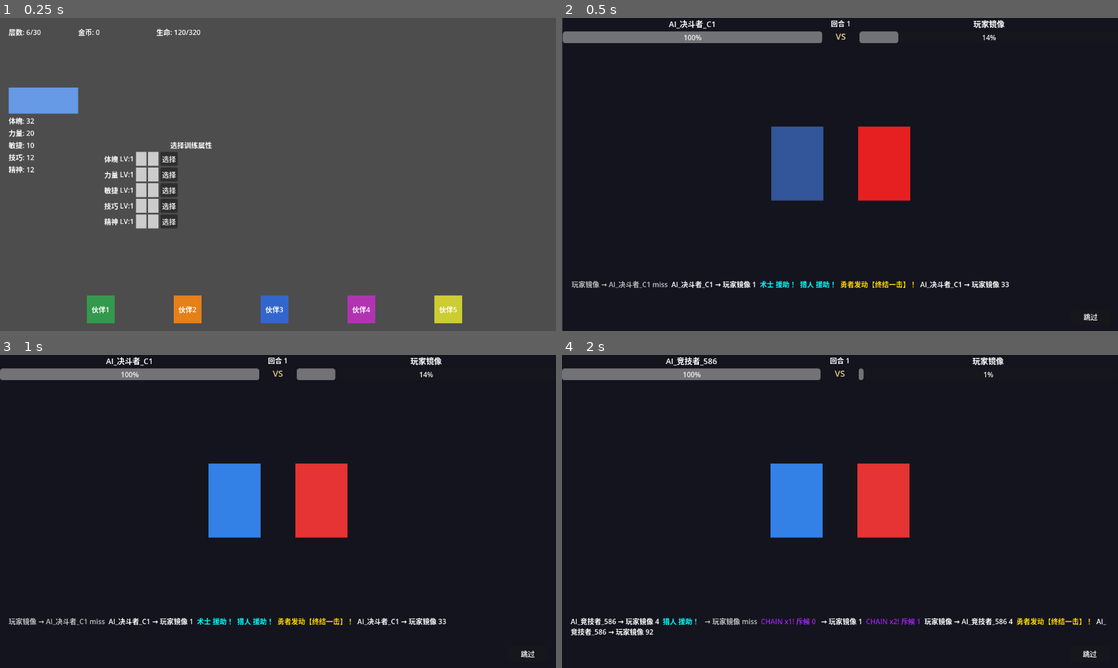
Above: before the commit, frames 1-4 (two rows, left to right).
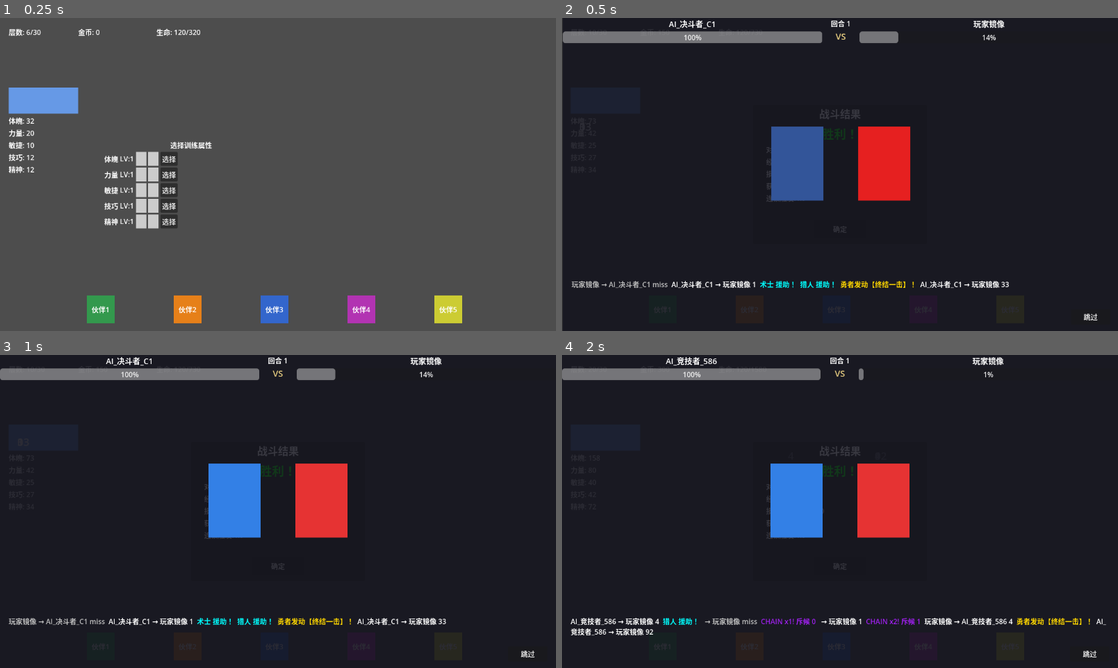
Above: after the commit, the same moments.

Repository: TianYu0321/Hero-Battle
Game: Godot game, scene res://scenes/test/test_full_run_30_turns.tscn
The game is run twice, just before and just after one commit, with the same random seed, the same clock (stepped at 60 frames per second) and the same inputs. This scene is started directly instead of the project's main scene.
Inputs:
- Up to frame 1 (0.25 s): no input
- Up to frame 2 (0.5 s): no input
- Up to frame 3 (1 s): click "确定" at 0.5 s
- Up to frame 4 (2 s): click "跳过" at 1.25 s

Frame 1 is identical in both runs. In frame 2, 0.2% of the frame differs, in the area x 36-54%, y 29-69%; in frame 3, 0.2%; in frame 4, 0.2%.

Commit message:
feat: 战斗画面半覆盖架构改造
- _show_modal_panel 不再隐藏 HudContainer/PlayerInfoPanel/PartnerContainer/EnemyInfoPanel
- 仅隐藏 option_container（4按钮）和 MenuButton
- FullScreenBg 透明度从 1 改为 0.85，实现半覆盖效果
- 调整 _on_battle_ended 顺序：先 reset_panel 再 show_modal_panel

Diff:
--- a/scenes/run_main/battle_animation_panel.tscn
+++ b/scenes/run_main/battle_animation_panel.tscn
@@ -18,7 +18,7 @@
 anchor_bottom = 1.0
 grow_horizontal = 2
 grow_vertical = 2
-color = Color(0.08, 0.08, 0.12, 1)
+color = Color(0.08, 0.08, 0.12, 0.85)
 mouse_filter = 2
 
 [node name="TopBar" type="HBoxContainer" parent="."]
--- a/scenes/run_main/run_main.gd
+++ b/scenes/run_main/run_main.gd
@@ -486,13 +486,10 @@
 	ui_modal_blocker.visible = true
 	ui_modal_blocker.z_index = panel.z_index - 1 if panel.z_index > 0 else 50
 	_current_ui_state = UISceneState.LOADING
+	# 半覆盖架构：只隐藏选项按钮和菜单按钮，保留 HUD/属性/伙伴/敌人信息
 	option_container.visible = false
 	training_panel.visible = false
 	rescue_panel.visible = false
-	enemy_info_panel.visible = false
-	$HudContainer.visible = false
-	$PlayerInfoPanel.visible = false
-	$PartnerContainer.visible = false
 	$MenuButton.visible = false
 	panel.visible = true
 	panel.z_index = 100
@@ -503,9 +500,7 @@
 	print("[RunMain] _hide_modal_panel 开始: panel=%s" % panel.name)
 	panel.visible = false
 	ui_modal_blocker.visible = false
-	$HudContainer.visible = true
-	$PlayerInfoPanel.visible = true
-	$PartnerContainer.visible = true
+	# 半覆盖架构：只恢复菜单按钮和选项状态
 	$MenuButton.visible = true
 	_transition_ui_state(UISceneState.OPTION_SELECT)
 	print("[RunMain] _hide_modal_panel 完成: blocker=%s, option_container=%s" % [ui_modal_blocker.visible, option_container.visible])
@@ -527,8 +522,9 @@
 		var hero_max_hp: int = hero_data.get("max_hp", 100)
 		var enemy_max_hp: int = enemy_data.get("max_hp", 100)
 
+		# 半覆盖架构：先重置面板状态，再显示模态层
+		battle_animation_panel.reset_panel()
 		_show_modal_panel(battle_animation_panel)
-		battle_animation_panel.reset_panel()
 		battle_animation_panel.start_playback(recorder, hero_name, enemy_name, hero_max_hp, enemy_max_hp, [], [])
 		if not battle_animation_panel.confirmed.is_connected(_on_battle_animation_confirmed):
 			battle_animation_panel.confirmed.connect(_on_battle_animation_confirmed, CONNECT_ONE_SHOT)
